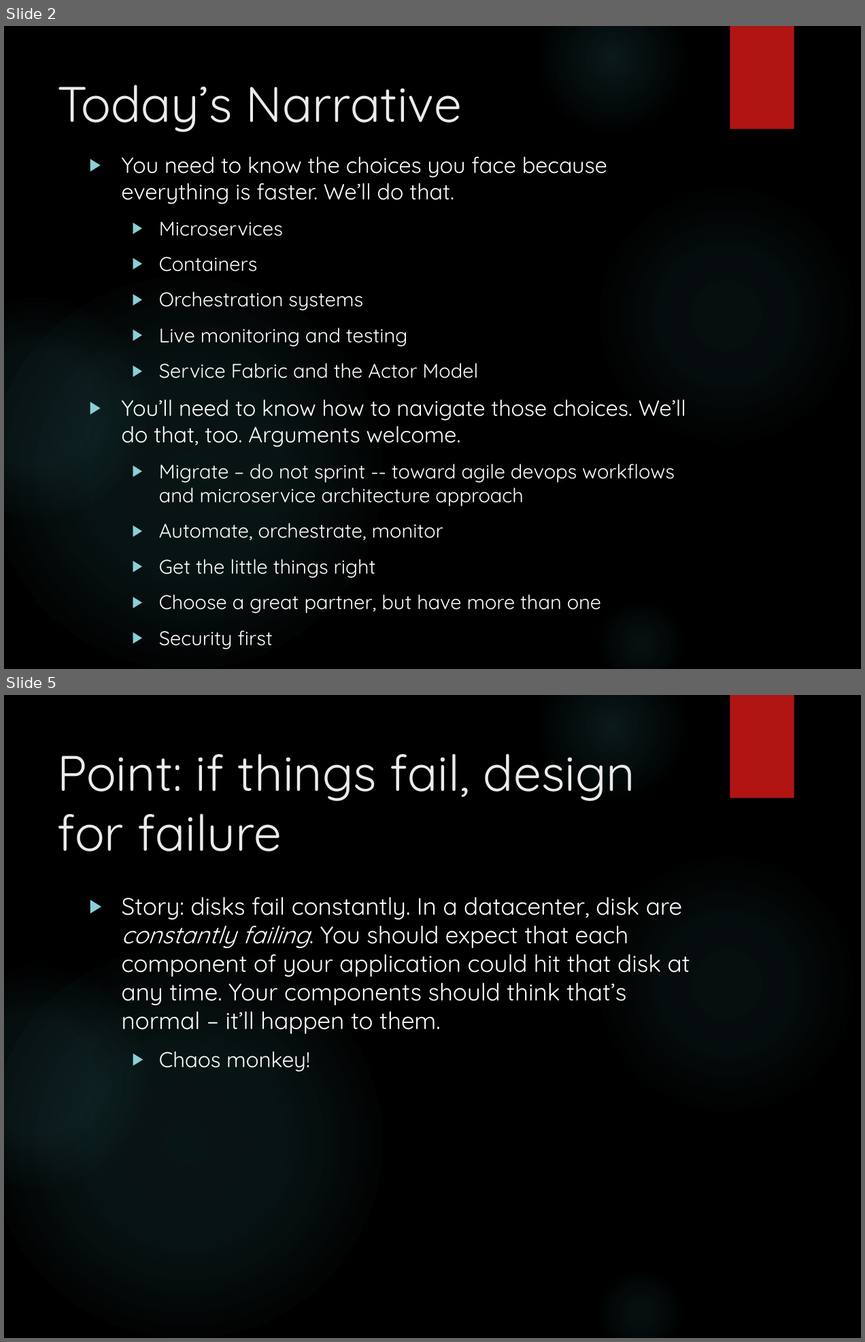
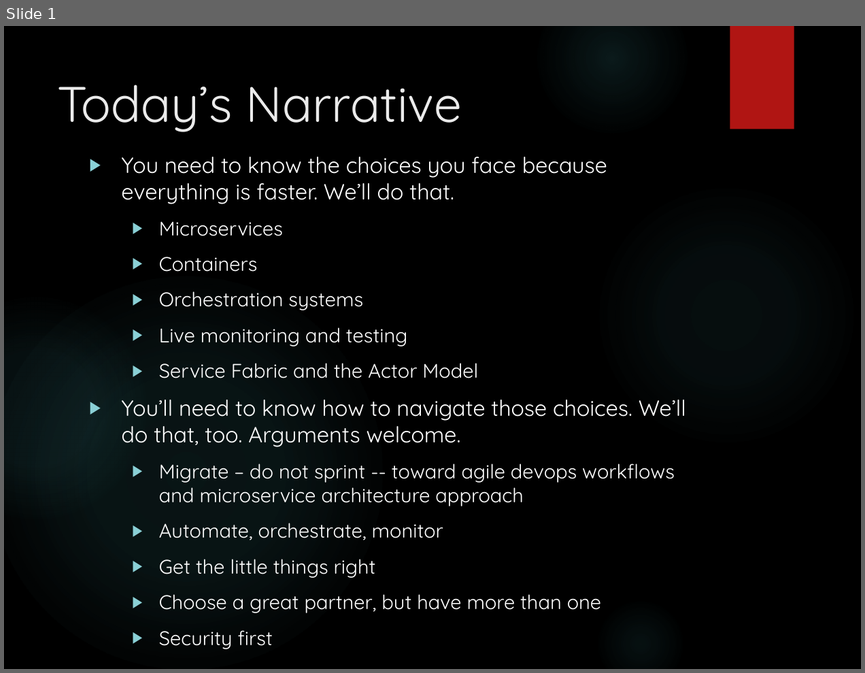
Before and after one commit to arif-aigonix/leap2015, a slide deck: Cloud and Distributed Architecture Overview.pptx. Shown one above the other, each under a label of ours: slides 2 and 5 before the commit, slide 1 after it; the slides between them are not shown. The pictures are 865x1342 and 865x673 pixels, drawn with LibreOffice and Linux fonts; fonts in the diff are those of the drawing; background and template pictures are left out. Boxes give left, top, right and bottom in pixels: in the first picture for what was removed or moved away, otherwise in the second. Text is boxed around its words. In the diff, an @@ line names an element or a change of style, - is before the commit and + after.

```diff
--- a/Cloud and Distributed Architecture Overview.pptx
+++ b/Cloud and Distributed Architecture Overview.pptx
@@ slide 5 removed at bbox=[4, 695, 861, 1338], background picture (left out); not listed: 6 template elements that a slide beside it also shows @@
@@ title removed at bbox=[57, 753, 635, 851] @@
-Point: if things fail, design for failure
@@ text removed at bbox=[122, 897, 690, 1072] @@
-▶ Story: disks fail constantly. In a datacenter, disk are constantly failing. You should expect that each component of your application could hit that disk at any time. Your components should think that’s normal – it’ll happen to them.
-  ▶ Chaos monkey!
@@ what was slide 2 is now slide 1 @@
```
Also in this commit, not shown: 14 other slides removed, 4 other files.
